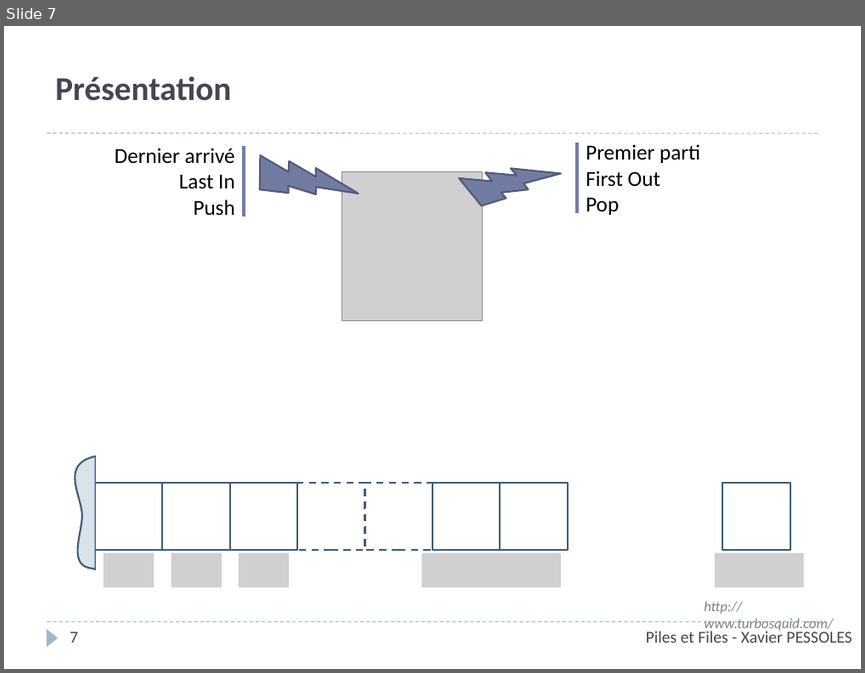
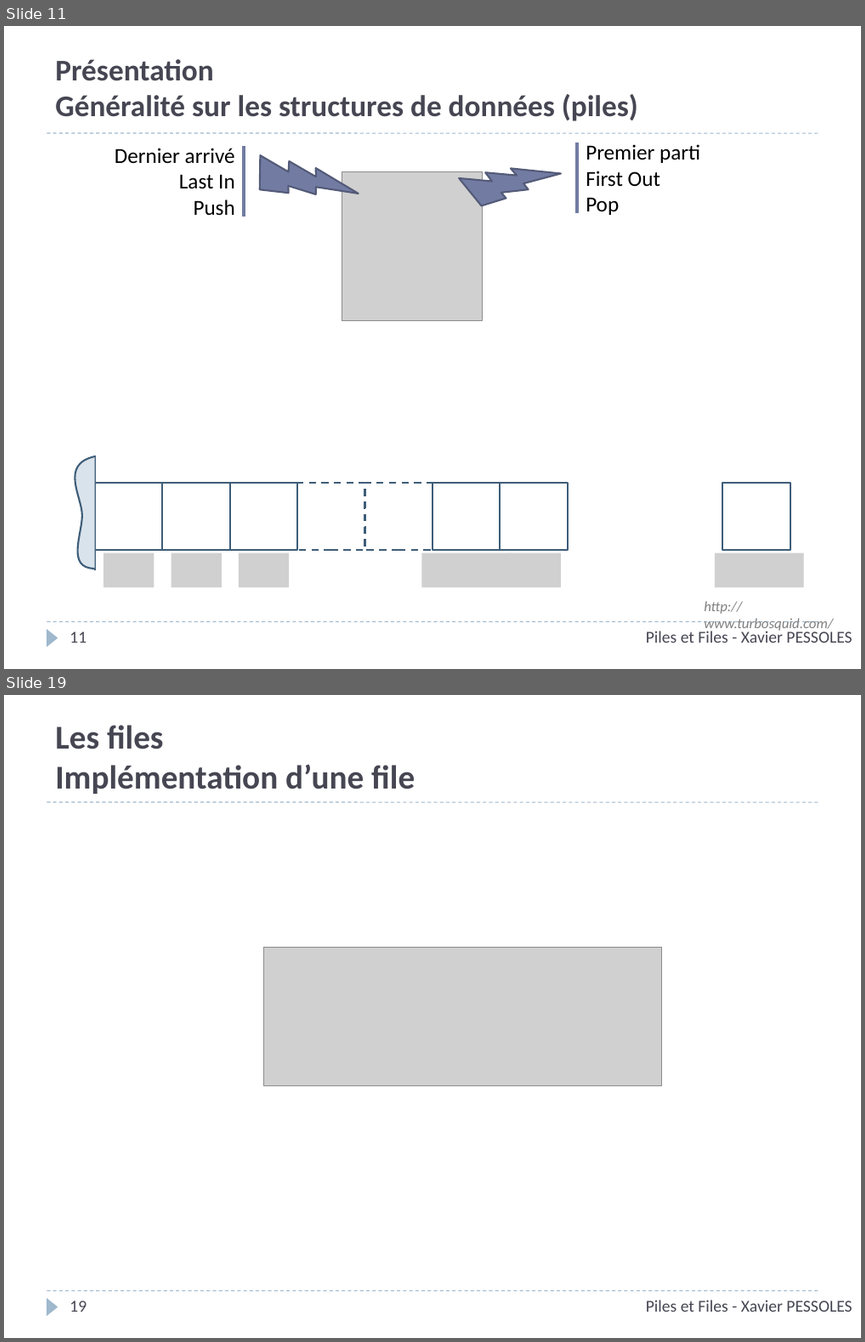
Before and after one commit to xpessoles/Informatique, a slide deck: P_05_AlgorithmiqueProgrammation/02_Piles/P_05_02_Piles_Cours_PPT.pptx. Shown one above the other, each under a label of ours: slide 7 before the commit, slides 11 and 19 after it; the slides between them are not shown. The pictures are 865x673 and 865x1342 pixels, drawn with LibreOffice and Linux fonts; fonts in the diff are those of the drawing; grey boxes stand for pictures; background and template pictures are left out. Boxes give left, top, right and bottom in pixels: in the first picture for what was removed or moved away, otherwise in the second. Text is boxed around its words. In the diff, an @@ line names an element or a change of style, - is before the commit and + after.

```diff
--- a/P_05_AlgorithmiqueProgrammation/02_Piles/P_05_02_Piles_Cours_PPT.pptx
+++ b/P_05_AlgorithmiqueProgrammation/02_Piles/P_05_02_Piles_Cours_PPT.pptx
@@ slide 19 added at bbox=[4, 695, 861, 1338], background #FFFFFF; not listed: 3 template elements that a slide beside it also shows @@
@@ title added at bbox=[55, 725, 415, 794], 28 pt, text #464653, bold @@
+Les files
+Implémentation d’une file
@@ picture added at bbox=[263, 947, 662, 1086] @@
@@ page number added at bbox=[69, 1300, 86, 1311], 14 pt, text #464653 @@
+19
@@ text added at bbox=[646, 1299, 851, 1311], 14 pt, text #464653 @@
+Piles et Files - Xavier PESSOLES
@@ what was slide 7 is now slide 11 @@
@@ slide 11 changed as well @@
@@ title at bbox=[55, 59, 638, 121]: text changed; size 28 to 25.2 pt @@
-Présentation
+Présentation
+Généralité sur les structures de données (piles)
@@ page number at bbox=[69, 631, 86, 642]: text changed @@
-7
+11
```
Also in this commit, not shown: 5 other slides changed, 11 other slides added, 2 slides removed.
